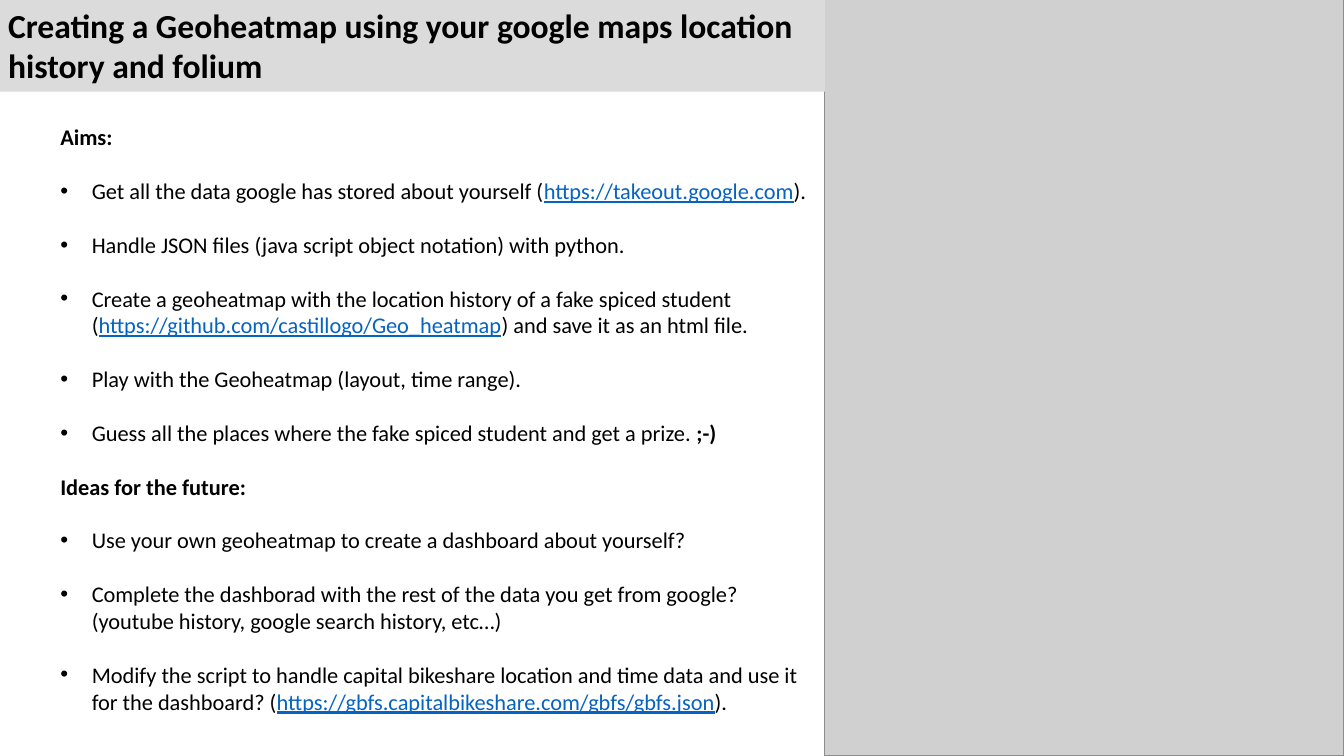
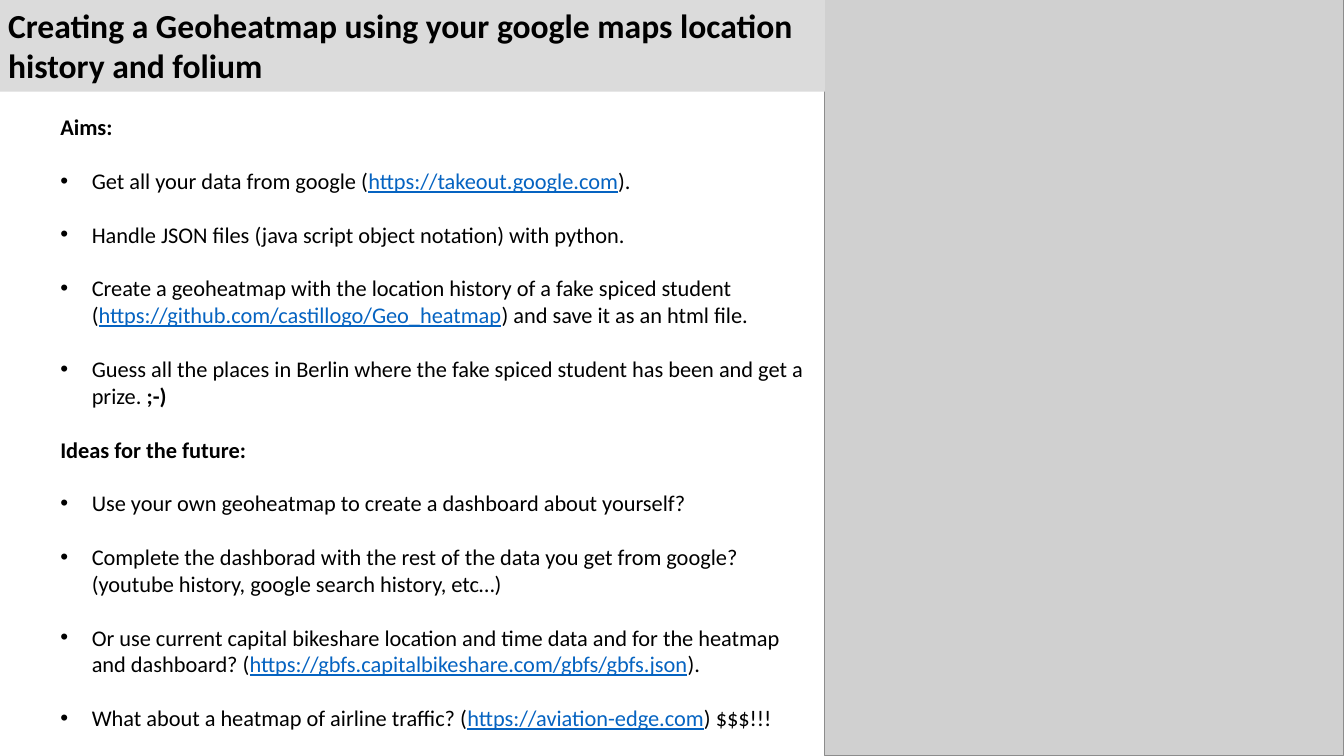
Before and after one commit to castillogo/Geo_heatmap, a slide deck: slide 1 of IntroductionGeoHeatmapLecture.pptx. Drawn at 1344x756 pixels with LibreOffice and Linux fonts; fonts in the diff are those of the drawing; grey boxes stand for pictures. Boxes give left, top, right and bottom in pixels: in the first picture for what was removed or moved away, otherwise in the second. Text is boxed around its words. In the diff, an @@ line names an element or a change of style, - is before the commit and + after.

Commit message:
small changes in powerpoint slide

```diff
--- a/IntroductionGeoHeatmapLecture.pptx
+++ b/IntroductionGeoHeatmapLecture.pptx
@@ text "Aims:": place and size @@
-text "Aims:" at [60,129,806,714]
+text "Aims:" at [60,119,803,730]
@@ text at [92,173,630,193]: text changed @@
-  • Get all the data google has stored about yourself (https://takeout.google.com).
+  • Get all your data from google (https://takeout.google.com).
@@ text at [92,361,803,408]: text changed @@
-  • Play with the Geoheatmap (layout, time range).
-  • Guess all the places where the fake spiced student and get a prize. ;-)
+  • Guess all the places in Berlin where the fake spiced student has been and get a prize. ;-)
@@ text at [92,630,779,730]: text changed @@
-  • Modify the script to handle capital bikeshare location and time data and use it for the dashboard? (https://gbfs.capitalbikeshare.com/gbfs/gbfs.json).
+  • Or use current capital bikeshare location and time data and for the heatmap and dashboard? (https://gbfs.capitalbikeshare.com/gbfs/gbfs.json).
+  • What about a heatmap of airline traffic? (https://aviation-edge.com) $$$!!!
```
